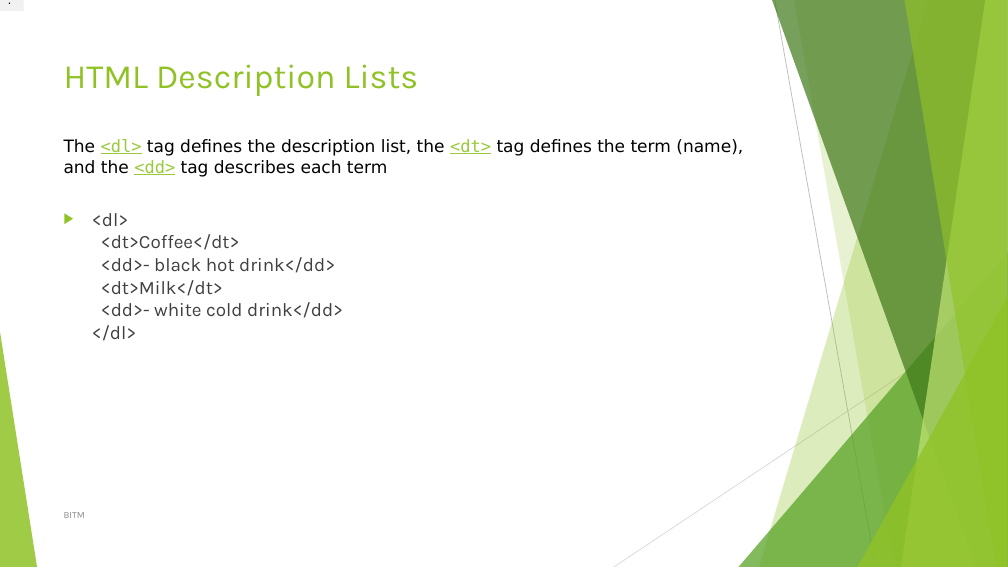
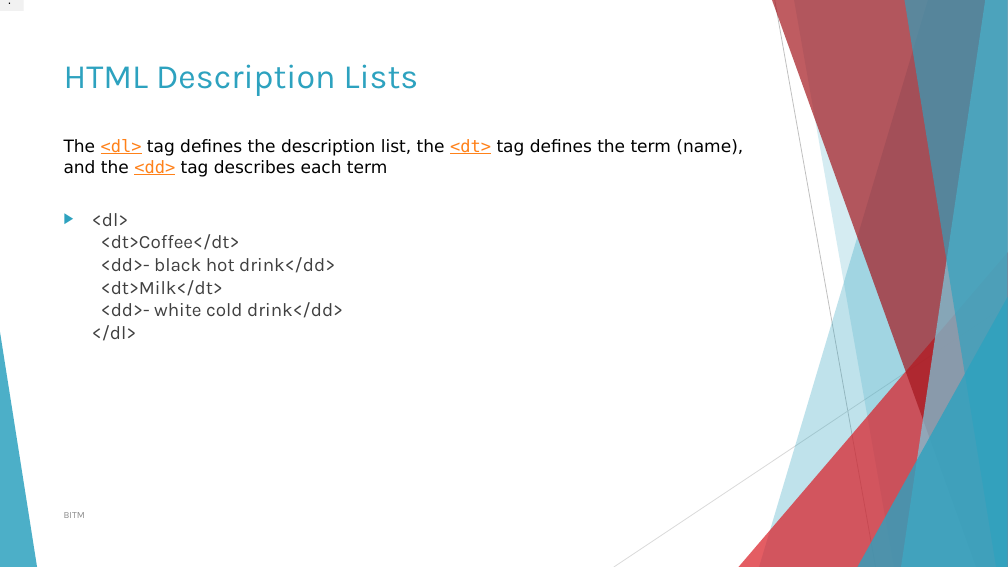
Before and after one commit to MotalibHossain/Study, a slide deck: slide 8 of Web/html_intro.pptx. Drawn at 1008x567 pixels with LibreOffice and Linux fonts; fonts in the diff are those of the drawing. Boxes give left, top, right and bottom in pixels: in the first picture for what was removed or moved away, otherwise in the second. Text is boxed around its words. In the diff, an @@ line names an element or a change of style, - is before the commit and + after.

Commit message:
html

```diff
--- a/Web/html_intro.pptx
+++ b/Web/html_intro.pptx
@@ freeform shape at bbox=[759, 0, 1008, 567]: fill #90C226 at 30% opacity to #2DA2BF at 30% opacity @@
@@ freeform shape at bbox=[772, 0, 1008, 567]: fill #3F7819 at 70% opacity to #A3171E at 70% opacity @@
@@ freeform shape at bbox=[794, 0, 1008, 567]: fill #90C226 at 20% opacity to #2DA2BF at 20% opacity @@
@@ freeform shape at bbox=[901, 0, 1008, 567]: fill #C0E474 at 70% opacity to #7ACBE0 at 70% opacity @@
@@ freeform shape at bbox=[904, 0, 1008, 567]: fill #90C226 at 65% opacity to #2DA2BF at 65% opacity @@
@@ title "HTML Description Lists The <dl> ..." at bbox=[64, 64, 743, 177]: text colour #90C226 to #2DA2BF in "HTML Description Lists"; text colour #99CA3C to #FF8119 in "<dl> <dt> <dd>" @@
@@ text "<dl> <dt>Coffee</dt> <dd>- black hot ..." at bbox=[92, 213, 343, 341]: bullet colour #90C226 to #2DA2BF @@
@@ triangle at bbox=[739, 252, 1008, 567]: fill #54A021 at 72% opacity to #DA1F28 at 72% opacity @@
@@ triangle at bbox=[858, 297, 1008, 567]: fill #90C226 at 80% opacity to #2DA2BF at 80% opacity @@
@@ triangle at bbox=[0, 332, 37, 567]: fill #90C226 at 85% opacity to #2DA2BF at 85% opacity @@
```
Also in this commit, not shown: 39 other slides changed, 6 slides added, 1 slide removed, 12 other files.
